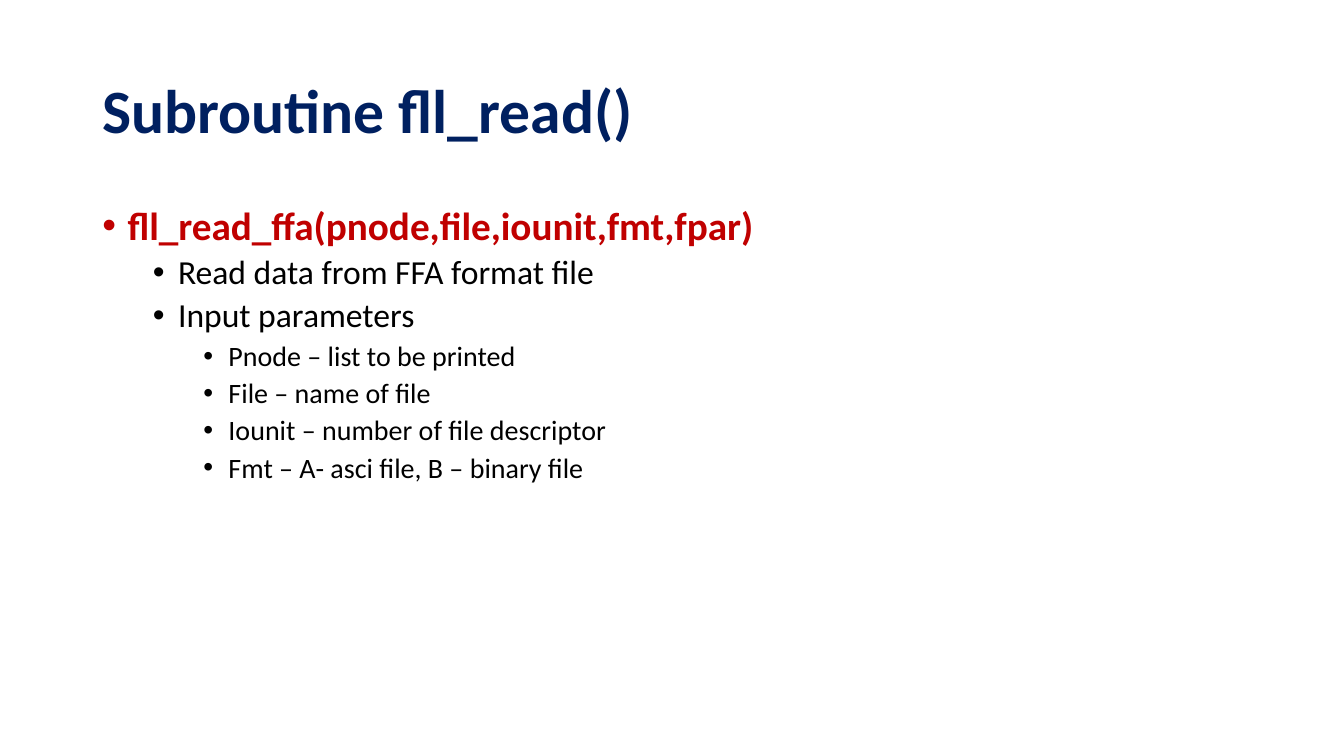
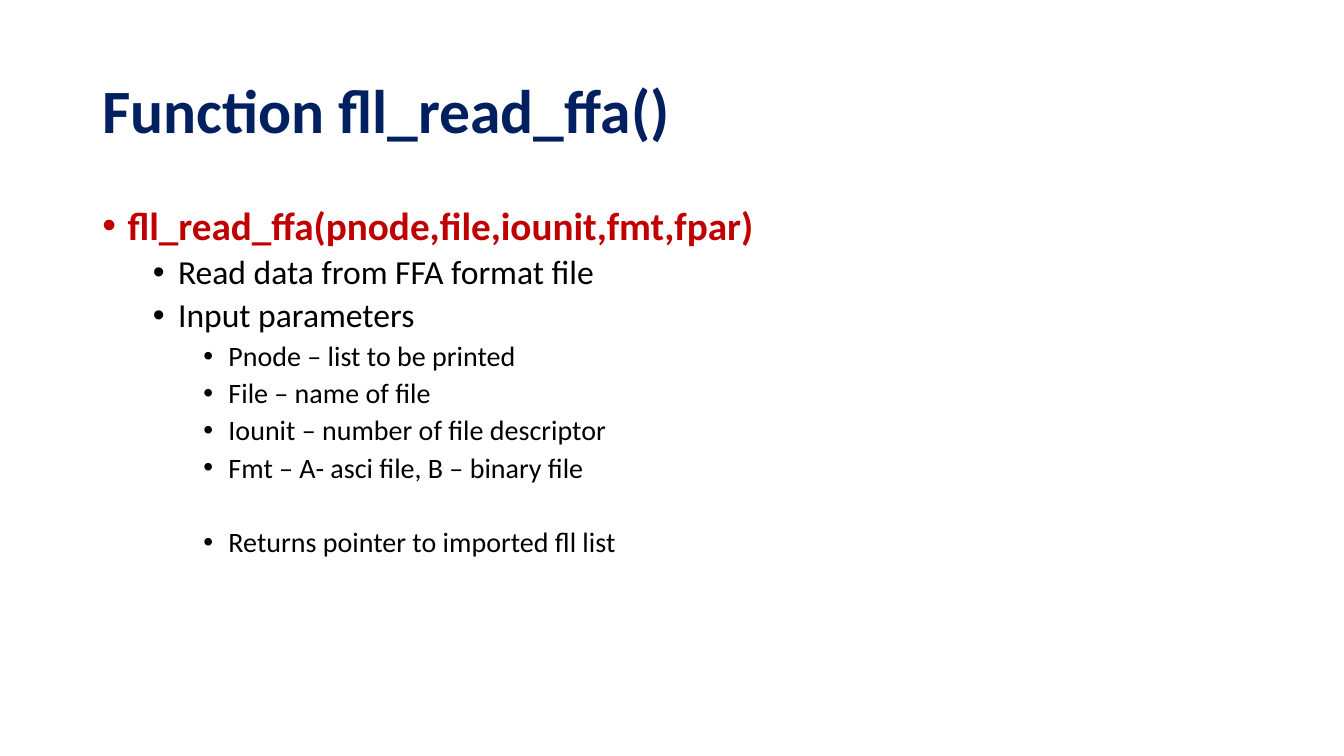
Before and after one commit to ZedThree/fort_depend.py, a slide deck: slide 21 of fll–FortranLinkedListLibrary.pptx (slide 20 before the commit). Drawn at 1344x756 pixels with LibreOffice and Linux fonts; fonts in the diff are those of the drawing. Boxes give left, top, right and bottom in pixels: in the first picture for what was removed or moved away, otherwise in the second. Text is boxed around its words. In the diff, an @@ line names an element or a change of style, - is before the commit and + after.

```diff
--- a/fll–FortranLinkedListLibrary.pptx
+++ b/fll–FortranLinkedListLibrary.pptx
@@ title at <box>102,87,669,142</box>: text changed @@
-Subroutine fll_read()
+Function fll_read_ffa()
@@ text at <box>228,532,615,557</box>: paragraph added @@
+    • Returns pointer to imported fll list
```
Also in this commit, not shown: 15 other slides changed, 4 slides added, 1 other file.
